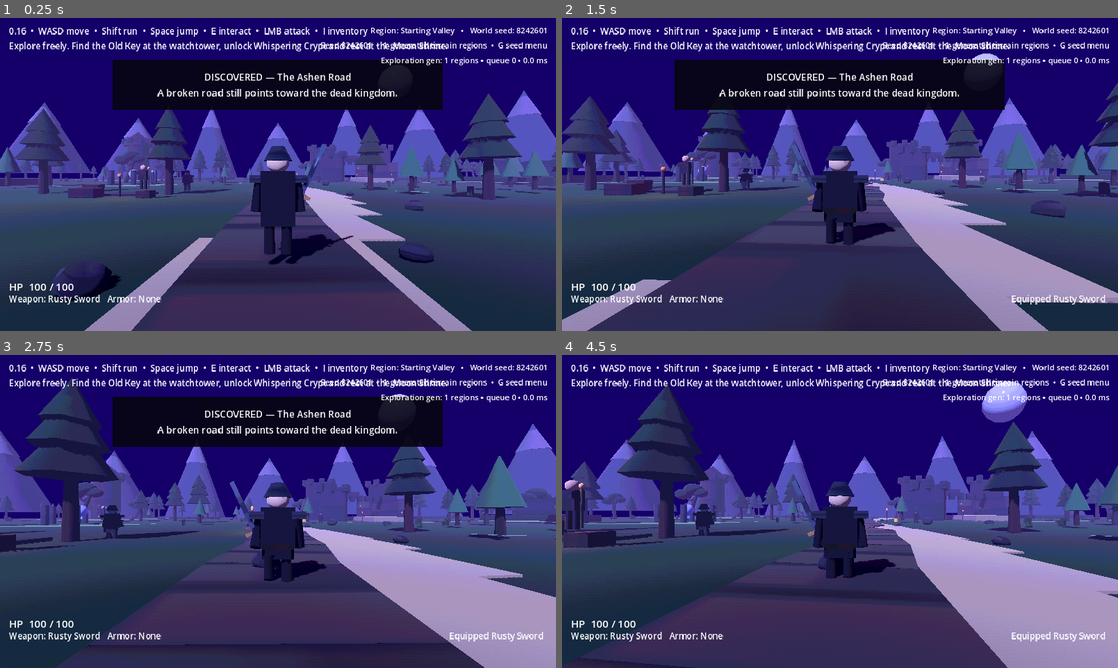
Above: before the commit, frames 1-4 (two rows, left to right).
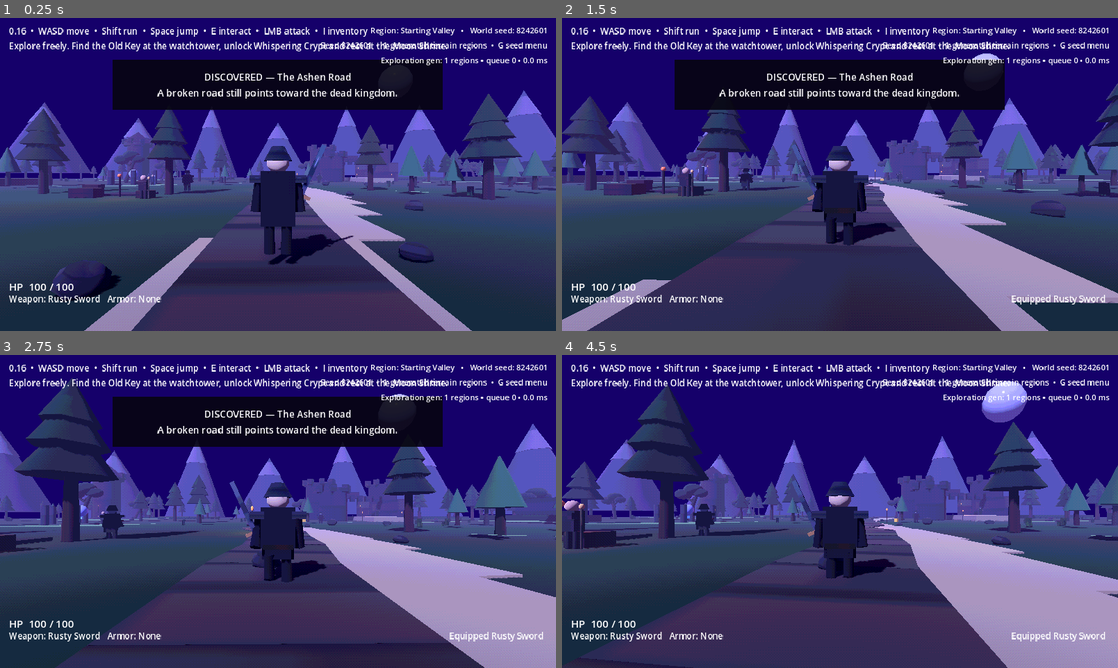
Above: after the commit, the same moments.

Repository: jasonjllind-cpu/aispel
Game: Godot game, scene res://main.tscn
The game is run twice, just before and just after one commit, with the same random seed, the same clock (stepped at 60 frames per second) and the same inputs.
Inputs (mouse positions are in pixels of both pictures, inside the frame that each line leads up to):
- Up to frame 1 (0.25 s): no input
- Up to frame 2 (1.5 s): tap Enter at 0.5 s; move the mouse to (867, 174) at 0.52 s; press the mouse at (867, 174) at 0.53 s; hold W (move_forward) from 0.53 s (still down); tap Space (jump) at 0.77 s; move the mouse to (812, 174) at 1.27 s; release the mouse at (812, 174) at 1.28 s; tap R (equip_next) at 1.35 s
- Up to frame 3 (2.75 s): keep holding W (move_forward); tap Space (jump) at 1.52 s; move the mouse to (289, 505) at 2.02 s; hold E (interact) from 2.03 s (still down)
- Up to frame 4 (4.5 s): keep holding W (move_forward); move the mouse to (834, 517) at 2.77 s; release E (interact) at 2.78 s; tap Shift (sprint) at 2.85 s; tap Space (jump) at 3.02, 3.77 s; move the mouse to (878, 514) at 3.52 s; press the mouse at (878, 514) at 3.53 s; move the mouse to (795, 508) at 4.27 s; release the mouse at (795, 508) at 4.28 s; tap R (equip_next) at 4.35 s

The runs differ from the first frame. In frame 1, 0.1% of the frame differs, in the area x 24-32%, y 46-58%; in frame 2, 0.2%; in frame 3, less than 0.1%; in frame 4, 0.5%, in the area x 0-27%, y 40-62%.

Commit message:
Place NPCs on protected terrain slots

Diff:
--- a/scripts/npc/npc_catalog.gd
+++ b/scripts/npc/npc_catalog.gd
@@ -7,7 +7,7 @@
 		"display_name": "Elowen",
 		"role": "Wayfinder of the Moon Shrine",
 		"region_id": "starting_valley",
-		"position": Vector3(-27.5, 0.95, -24.0),
+		"position": Vector3(-27.5, 0.015, -24.0),
 		"body_color": Color("5c5873"),
 		"accent_color": Color("9ea9ff"),
 		"dialogue": [
@@ -32,7 +32,7 @@
 		"display_name": "Orrik",
 		"role": "Relic Trader",
 		"region_id": "starting_valley",
-		"position": Vector3(-12.5, 0.95, 7.0),
+		"position": Vector3(-12.5, 0.015, 7.0),
 		"body_color": Color("6b5947"),
 		"accent_color": Color("d6b16d"),
 		"dialogue": [
@@ -46,7 +46,7 @@
 		"display_name": "Mara",
 		"role": "Blackwood Scout",
 		"region_id": "blackwood",
-		"position": Vector3(31.0, 1.0, 6.0),
+		"position": Vector3(1.0, 0.035, -17.0),
 		"body_color": Color("35473a"),
 		"accent_color": Color("7db46a"),
 		"dialogue": [
@@ -59,7 +59,7 @@
 		"display_name": "Hadrin",
 		"role": "Beacon Keeper",
 		"region_id": "windscar_highlands",
-		"position": Vector3(-25.0, 1.0, 8.0),
+		"position": Vector3(25.0, 0.035, -15.0),
 		"body_color": Color("726957"),
 		"accent_color": Color("d7ca8d"),
 		"dialogue": [
@@ -72,7 +72,7 @@
 		"display_name": "Sister Vael",
 		"role": "Veilmoor Mourner",
 		"region_id": "veilmoor",
-		"position": Vector3(23.0, 1.0, 15.0),
+		"position": Vector3(0.0, 0.035, -2.0),
 		"body_color": Color("555169"),
 		"accent_color": Color("9995e8"),
 		"dialogue": [
